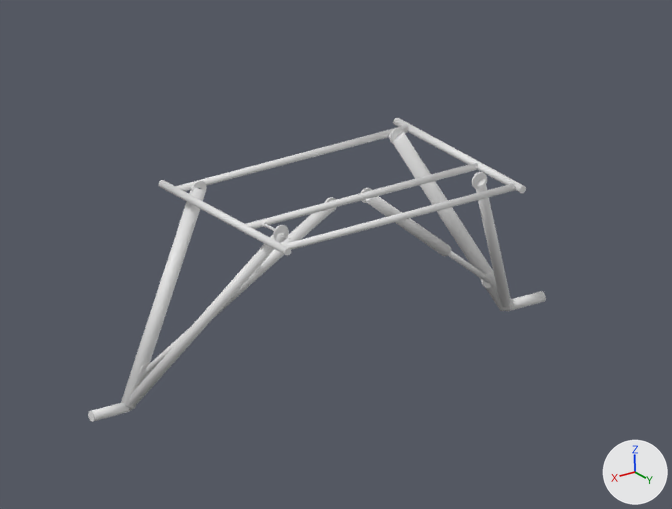
Renders of the Blender file blender/GEAR001_visual_v2.blend from each side of a commit.
Camera for both pictures: the file's camera 'Orthographic_isometric.001'. The axes (+X, +Y, +Z) are drawn at lower right. The lights are the same throughout. The first picture is the older version.

In view in the first picture: 'AN6-25', 'AN6-25_head', 'cross_tube.003', 'cross_tube.004', 'cross_tube.005', 'longeron.002', 'longeron.003', 'main_gear_forward.002', 'main_gear_forward.003', 'main_gear_rear.002', 'main_gear_rear.003', 'shock_body.002', 'shock_body.003' and 11 more.
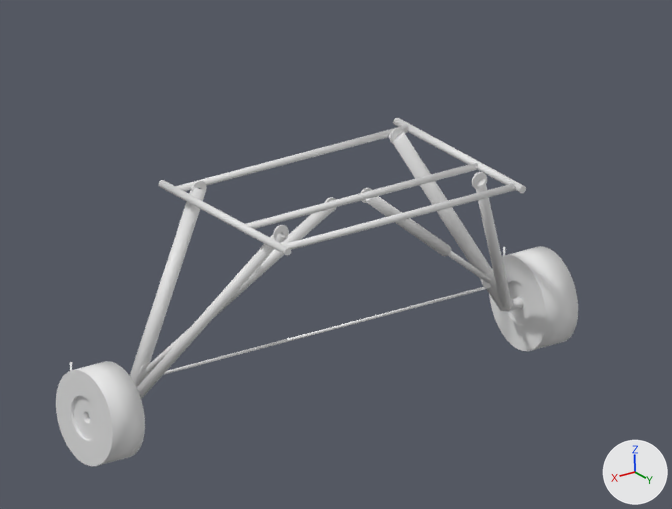
Location of each change, [x1, y1, x2, y2] in pixels of the pictures (672 x 509 px):
'tire.001', added: after [56, 361, 145, 466]
'tire', added: after [489, 246, 578, 351]
'wheel.001', added: after [74, 396, 97, 440]
'measure_left_shaft', added: after [288, 287, 486, 342]
'wheel', added: after [508, 281, 531, 325]
'measure_right_shaft', added: after [163, 339, 288, 375]
'AN6-25', deleted: before [264, 224, 285, 236]
'front_tire_centerline', added: after [503, 247, 505, 256]
'front_tire_centerline.001', added: after [70, 362, 72, 371]
'AN6-25_head', deleted: before [262, 222, 267, 227]

The change in detail:
Mesh me_cylinder_066 is new.
It has 32 vertices, 18 faces and spans x -0.1..0.1, y -0.1..0.1, z -11.7..11.7.
It uses material mat_arrow (white #e7e7e7).
Mesh me_cylinder_064 is new.
It has 48 vertices, 26 faces and spans x -0.1..0.1, y -0.1..0.1, z -3.5..3.5.
It uses material mat_arrow (white #e7e7e7).
Mesh me_wheel_001 is new.
It has 128 vertices, 128 faces and spans x 22.5..25.5, y -3.1..1.1, z -21.1..-16.9.
It uses material mat_hardware (white #e7e7e7).
Mesh me_tire_001 is new.
It has 128 vertices, 128 faces and spans x 22.2..25.8, y -5.5..3.5, z -23.5..-14.5.
It uses material mat_old (white #e7e7e7).
Mesh me_wheel is new.
It has 128 vertices, 128 faces and spans x -25.5..-22.5, y -3.1..1.1, z -21.1..-16.9.
It uses material mat_hardware (white #e7e7e7).
Mesh me_tire is new.
It has 128 vertices, 128 faces and spans x -25.8..-22.2, y -5.5..3.5, z -23.5..-14.5.
It uses material mat_old (white #e7e7e7).
Object 'AN6-25' (ob_an6_25) is deleted.
Object 'AN6-25_head' (ob_an6_25_head) is deleted.
Object 'measure_right_shaft' (ob_measure_right_shaft) is new; it shows me_cylinder_066.
Its location is (11.68, -5.7, -19.0).
Its rotation in degrees is (90, 0, 90).
Object 'measure_left_shaft' (ob_measure_left_shaft) is new; it shows a copy of me_cylinder_066.
Its location is (-11.68, -5.7, -19.0).
Its rotation in degrees is (90, 0, -90).
Object 'front_tire_centerline.001' (ob_front_tire_centerline_001) is new; it shows me_cylinder_064.
Its location is (24.0, -5.65, -19.0).
Its rotation in degrees is (0, 0, -180).
Object 'wheel.001' (ob_wheel_001) is new; it shows me_wheel_001.
Its location is (0.0, 0.0, 0.0).
Object 'tire.001' (ob_tire_001) is new; it shows me_tire_001.
Its location is (0.0, 0.0, 0.0).
Object 'front_tire_centerline' (ob_front_tire_centerline) is new; it shows a copy of me_cylinder_064.
Its location is (-24.0, -5.65, -19.0).
Its rotation in degrees is (0, 0, -180).
Object 'wheel' (ob_wheel) is new; it shows me_wheel.
Its location is (0.0, 0.0, 0.0).
Object 'tire' (ob_tire) is new; it shows me_tire.
Its location is (0.0, 0.0, 0.0).
